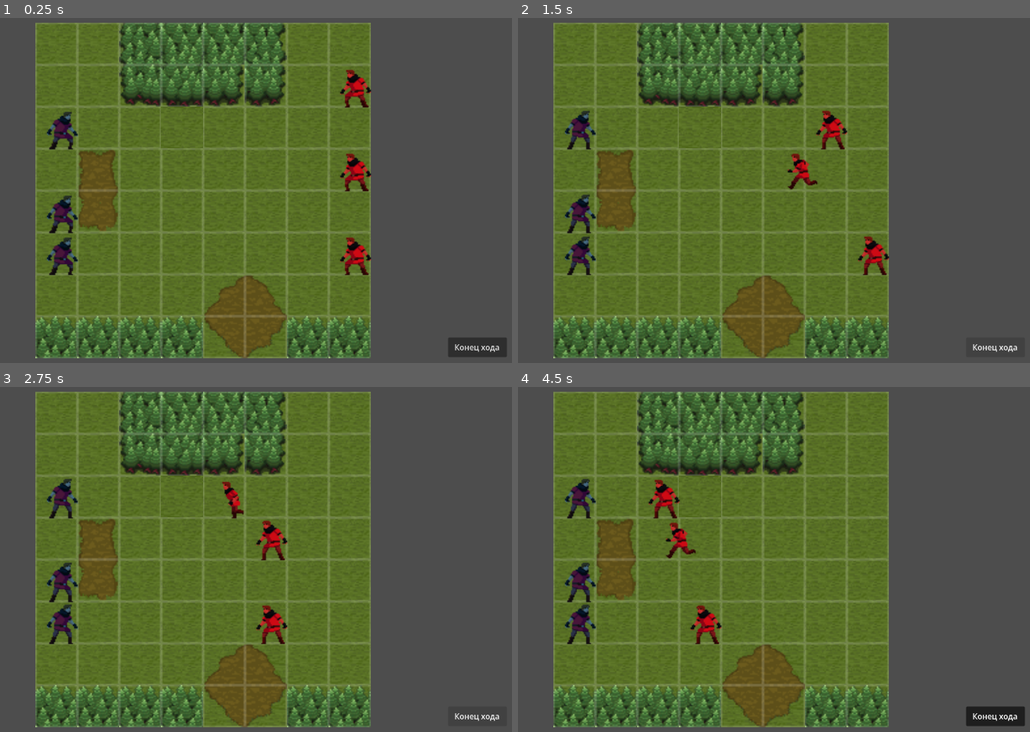
Above: before the commit, frames 1-4 (two rows, left to right).
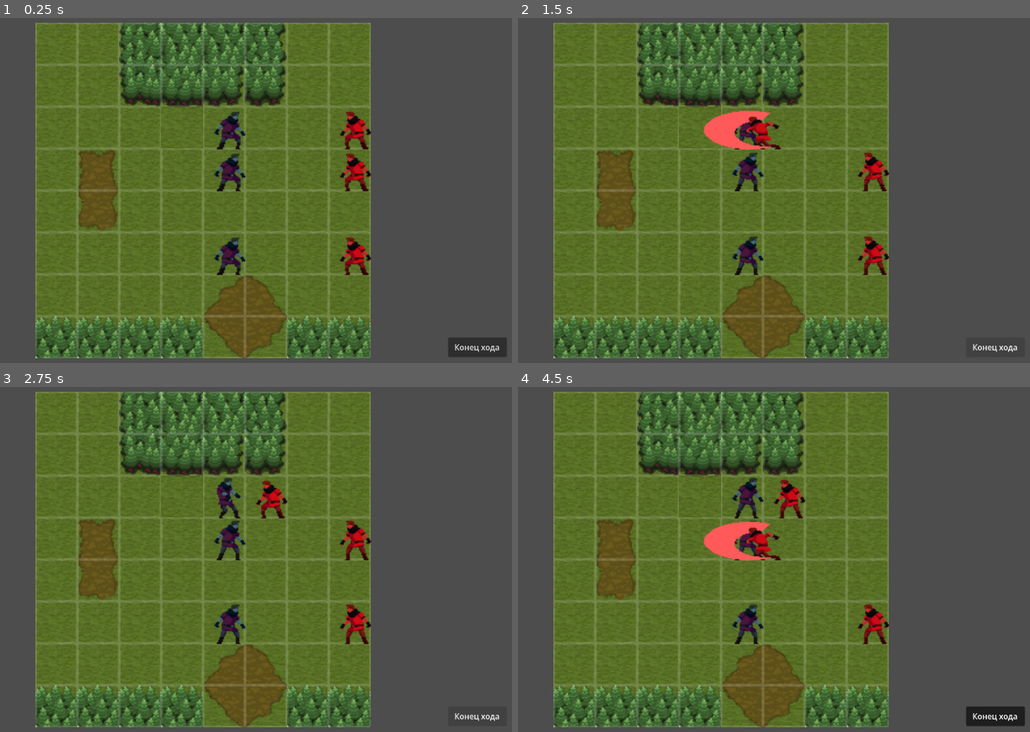
Above: after the commit, the same moments.

Repository: mikhalenkoilya/GodotTest
Game: Godot game, scene res://scenes/world.tscn
Two runs of this game, one before a commit and one after it. Both use one fixed random seed, a clock stepped at 60 frames per second and the inputs below. This scene is started directly instead of the project's main scene.
Inputs (mouse positions are in pixels of both pictures, inside the frame that each line leads up to):
- Up to frame 1 (0.25 s): no input
- Up to frame 2 (1.5 s): click "Конец хода" at 0.5 s; click "Конец хода" at 1.25 s
- Up to frame 3 (2.75 s): click "Конец хода" at 2 s
- Up to frame 4 (4.5 s): tap Enter at 2.75 s; move the mouse to (861, 542) at 2.77 s; hold Keypad Enter (end_turn) 2.78-3.53 s; click (861, 542) at 2.92 s; tap Space at 3.02, 3.77 s; move the mouse to (594, 576) at 3.52 s; tap Keypad Enter (end_turn) at 3.6 s; click (594, 576) at 3.67 s; move the mouse to (784, 483) at 4.27 s; hold Keypad Enter (end_turn) from 4.28 s (still down); click (784, 483) at 4.42 s

The runs differ from the first frame. In frame 1, 2.7% of the frame differs, in the area x 9-73%, y 15-75%; in frame 2, 3.8%; in frame 3, 3.8%; in frame 4, 4.5%, in the area x 9-73%, y 26-75%.

Commit message:
attackShapes

Diff:
--- a/turn-based-test/Scripts/attack_pattern.gd
+++ b/turn-based-test/Scripts/attack_pattern.gd
@@ -2,10 +2,7 @@
 extends Resource
 
 @export var pattern_name: String = "Single Target"
-
-# Используется ИИ для понимания, насколько близко нужно подойти
 @export var max_range_heuristic: int = 1
 
-# Фактическая форма атаки - список относительных смещений клеток
-# Например, для ромба радиусом 1: [(0,1), (0,-1), (1,0), (-1,0)]
+# Changed default to a standard 4-directional melee attack
 @export var relative_cells: Array[Vector2i] = [Vector2i(0, 0)]
--- a/turn-based-test/data/AttackShapes/cross_1.tres
+++ b/turn-based-test/data/AttackShapes/cross_1.tres
@@ -4,4 +4,6 @@
 
 [resource]
 script = ExtResource("1_55jme")
+pattern_name = "Melee Cross"
+relative_cells = Array[Vector2i]([Vector2i(0, 1), Vector2i(0, -1), Vector2i(1, 0), Vector2i(-1, 0)])
 metadata/_custom_type_script = "uid://bii4bskxhjtt7"
--- a/turn-based-test/data/AttackShapes/diamond_1.tres
+++ /dev/null
@@ -1,7 +0,0 @@
-[gd_resource type="Resource" script_class="AttackPattern" format=3 uid="uid://bgcpsquf48rmd"]
-
-[ext_resource type="Script" uid="uid://bii4bskxhjtt7" path="res://Scripts/attack_pattern.gd" id="1_37hqn"]
-
-[resource]
-script = ExtResource("1_37hqn")
-metadata/_custom_type_script = "uid://bii4bskxhjtt7"
--- /dev/null
+++ b/turn-based-test/data/AttackShapes/diamond_3.tres
@@ -0,0 +1,25 @@
+[gd_resource type="Resource" script_class="AttackPattern" format=3 uid="uid://b0b1o7bwiww0n"]
+
+[ext_resource type="Script" uid="uid://bii4bskxhjtt7" path="res://Scripts/attack_pattern.gd" id="1_lom7s"]
+
+[resource]
+script = ExtResource("1_lom7s")
+metadata/_custom_type_script = "uid://bii4bskxhjtt7"
+pattern_name = "Diamond Range 3"
+max_range_heuristic = 3
+relative_cells = [
+	# Row -3
+	Vector2i(0, -3),
+	# Row -2
+	Vector2i(-1, -2), Vector2i(0, -2), Vector2i(1, -2),
+	# Row -1
+	Vector2i(-2, -1), Vector2i(-1, -1), Vector2i(0, -1), Vector2i(1, -1), Vector2i(2, -1),
+	# Row 0 (Center row, excluding 0,0 which is the attacker)
+	Vector2i(-3, 0), Vector2i(-2, 0), Vector2i(-1, 0), Vector2i(1, 0), Vector2i(2, 0), Vector2i(3, 0),
+	# Row 1
+	Vector2i(-2, 1), Vector2i(-1, 1), Vector2i(0, 1), Vector2i(1, 1), Vector2i(2, 1),
+	# Row 2
+	Vector2i(-1, 2), Vector2i(0, 2), Vector2i(1, 2),
+	# Row 3
+	Vector2i(0, 3)
+]
--- /dev/null
+++ b/turn-based-test/data/AttackShapes/line_3.tres
@@ -0,0 +1,10 @@
+[gd_resource type="Resource" script_class="AttackPattern" format=3 uid="uid://b20s800lab3ny"]
+
+[ext_resource type="Script" uid="uid://bii4bskxhjtt7" path="res://Scripts/attack_pattern.gd" id="1_uk6dd"]
+
+[resource]
+script = ExtResource("1_uk6dd")
+pattern_name = "Line 3 (Vertical)"
+max_range_heuristic = 3
+relative_cells = Array[Vector2i]([Vector2i(1, 0), Vector2i(2, 0), Vector2i(3, 0)])
+metadata/_custom_type_script = "uid://bii4bskxhjtt7"
--- a/turn-based-test/data/AttackShapes/line_horizontal_3.tres
+++ /dev/null
@@ -1,7 +0,0 @@
-[gd_resource type="Resource" script_class="AttackPattern" format=3 uid="uid://bkj2xq56jtlg2"]
-
-[ext_resource type="Script" uid="uid://bii4bskxhjtt7" path="res://Scripts/attack_pattern.gd" id="1_2x620"]
-
-[resource]
-script = ExtResource("1_2x620")
-metadata/_custom_type_script = "uid://bii4bskxhjtt7"
--- a/turn-based-test/data/AttackShapes/single_target.tres
+++ /dev/null
@@ -1,7 +0,0 @@
-[gd_resource type="Resource" script_class="AttackPattern" format=3 uid="uid://de4o3sjo44jcu"]
-
-[ext_resource type="Script" uid="uid://bii4bskxhjtt7" path="res://Scripts/attack_pattern.gd" id="1_yf1x3"]
-
-[resource]
-script = ExtResource("1_yf1x3")
-metadata/_custom_type_script = "uid://bii4bskxhjtt7"
--- a/turn-based-test/data/AttackShapes/square_3x3.tres
+++ b/turn-based-test/data/AttackShapes/square_3x3.tres
@@ -1,7 +1,9 @@
-[gd_resource type="Resource" script_class="AttackPattern" format=3 uid="uid://bf46wl3wsobxr"]
+[gd_resource type="Resource" script_class="AttackPattern" format=3 uid="uid://ei6ddmwsgq4a"]
 
-[ext_resource type="Script" uid="uid://bii4bskxhjtt7" path="res://Scripts/attack_pattern.gd" id="1_24ayo"]
+[ext_resource type="Script" uid="uid://bii4bskxhjtt7" path="res://Scripts/attack_pattern.gd" id="1_4x6it"]
 
 [resource]
-script = ExtResource("1_24ayo")
+script = ExtResource("1_4x6it")
+pattern_name = "AoE 3x3"
+relative_cells = Array[Vector2i]([Vector2i(-1, -1), Vector2i(0, -1), Vector2i(1, -1), Vector2i(-1, 0), Vector2i(1, 0), Vector2i(-1, 1), Vector2i(0, 1), Vector2i(1, 1)])
 metadata/_custom_type_script = "uid://bii4bskxhjtt7"
--- a/turn-based-test/data/classes/archer.tres
+++ b/turn-based-test/data/classes/archer.tres
@@ -1,7 +1,7 @@
 [gd_resource type="Resource" script_class="ClassData" format=3 uid="uid://y4u1833v0qip"]
 
 [ext_resource type="Script" uid="uid://b217idjjy25pn" path="res://Scripts/class_data.gd" id="1_1hx7s"]
-[ext_resource type="Resource" uid="uid://bf46wl3wsobxr" path="res://data/AttackShapes/square_3x3.tres" id="1_uj0l1"]
+[ext_resource type="Resource" uid="uid://b20s800lab3ny" path="res://data/AttackShapes/line_3.tres" id="1_uj0l1"]
 [ext_resource type="SpriteFrames" uid="uid://bywsnduprwm76" path="res://data/abilities/warrior.res" id="3_xrves"]
 
 [resource]
--- a/turn-based-test/data/classes/warrior.tres
+++ b/turn-based-test/data/classes/warrior.tres
@@ -1,7 +1,7 @@
 [gd_resource type="Resource" script_class="ClassData" format=3 uid="uid://y4u1833v0qip"]
 
 [ext_resource type="Script" uid="uid://b217idjjy25pn" path="res://Scripts/class_data.gd" id="1_74vqn"]
-[ext_resource type="Resource" uid="uid://de4o3sjo44jcu" path="res://data/AttackShapes/single_target.tres" id="1_rqqb5"]
+[ext_resource type="Resource" uid="uid://ei6ddmwsgq4a" path="res://data/AttackShapes/Square_3x3.tres" id="1_rqqb5"]
 [ext_resource type="SpriteFrames" uid="uid://dw1e26qqj12d6" path="res://ART/Sprites/Animations/warrior_sptires.res" id="2_agnmr"]
 
 [resource]
--- a/turn-based-test/scenes/world.tscn
+++ b/turn-based-test/scenes/world.tscn
@@ -406,16 +406,16 @@
 metadata/_custom_type_script = "uid://qefyhqelaun"
 
 [node name="SpawnPoint_0" type="Marker2D" parent="." unique_id=1609851194]
-position = Vector2(15, 80)
+position = Vector2(143, 80)
 
 [node name="SpawnPoint_1" type="Marker2D" parent="." unique_id=1088444596]
-position = Vector2(15, 144)
+position = Vector2(143, 112)
 
 [node name="SpawnPoint_2" type="Marker2D" parent="." unique_id=875338141]
-position = Vector2(15, 176)
+position = Vector2(143, 176)
 
 [node name="EnemySpawnPoint_0" type="Marker2D" parent="." unique_id=1192132513]
-position = Vector2(239, 48)
+position = Vector2(239, 80)
 
 [node name="EnemySpawnPoint_1" type="Marker2D" parent="." unique_id=1442240653]
 position = Vector2(239, 112)
